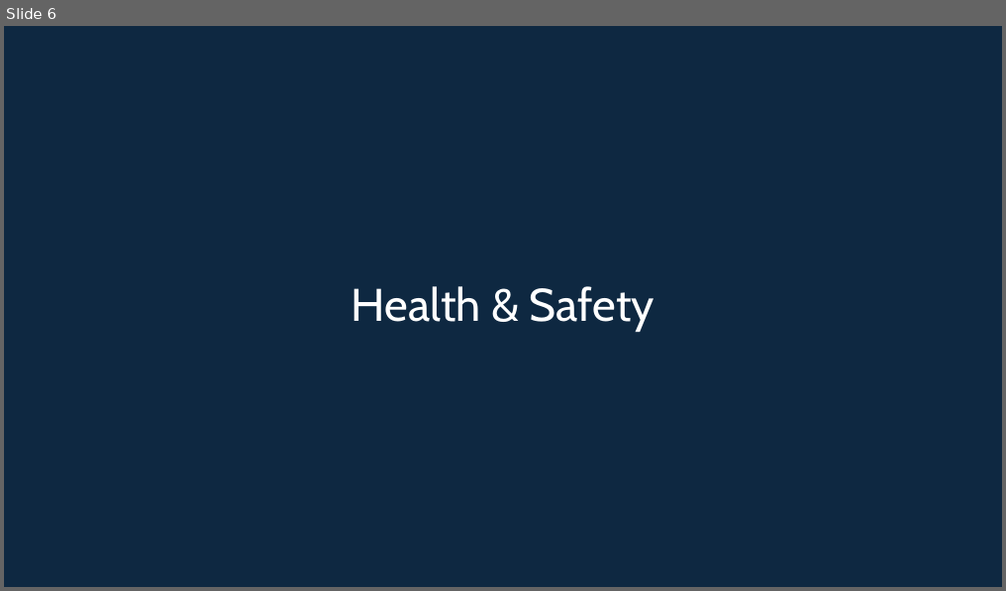
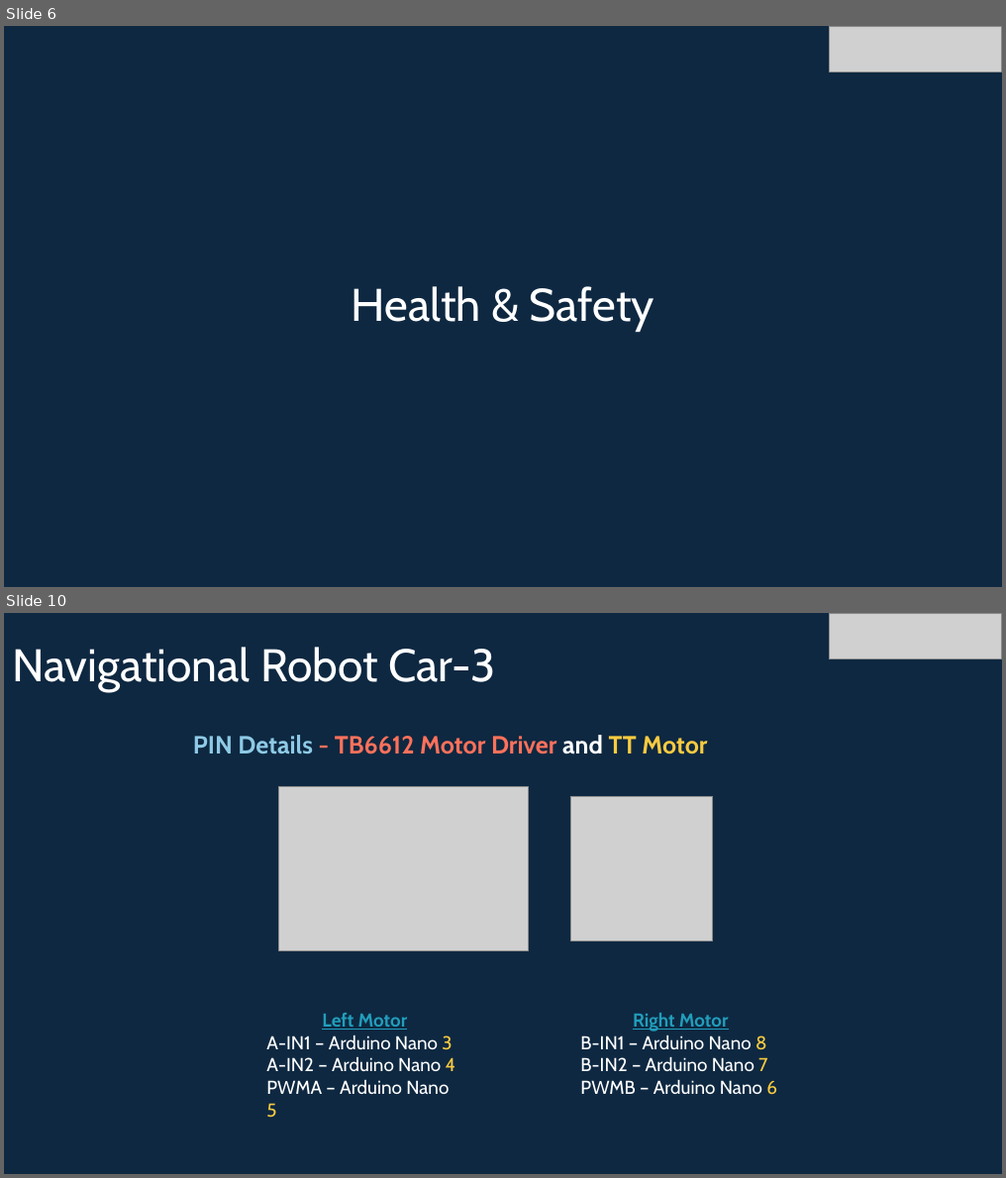
Before and after one commit to info-zas/Training, a slide deck: GPREC/04_Navigational_Robot_Car-1-Sensors/ZASRobotics_Car-1.pptx. Shown one above the other, each under a label of ours: slide 6 before the commit, slides 6 and 10 after it; the slides between them are not shown. The pictures are 1006x591 and 1006x1178 pixels, drawn with LibreOffice and Linux fonts; fonts in the diff are those of the drawing; grey boxes stand for pictures. Boxes give left, top, right and bottom in pixels: in the first picture for what was removed or moved away, otherwise in the second. Text is boxed around its words. In the diff, an @@ line names an element or a change of style, - is before the commit and + after.

```diff
--- a/GPREC/04_Navigational_Robot_Car-1-Sensors/ZASRobotics_Car-1.pptx
+++ b/GPREC/04_Navigational_Robot_Car-1-Sensors/ZASRobotics_Car-1.pptx
@@ slide 10 added at [4, 613, 1002, 1174], background #0E2841 @@
@@ picture added at [829, 613, 1001, 660] @@
@@ title added at [12, 647, 496, 692], 44 pt, text #FFFFFF @@
+Navigational Robot Car-3
@@ text added at [193, 735, 707, 755], 24 pt, text #FF715B, bold @@
+PIN Details - TB6612 Motor Driver and TT Motor
@@ picture added at [279, 786, 528, 952] @@
@@ picture added at [571, 796, 713, 941] @@
@@ text added at [266, 1013, 456, 1094], 18 pt, text #FFFFFF @@
+Left Motor
+A-IN1 – Arduino Nano 3
+A-IN2 – Arduino Nano 4
+PWMA – Arduino Nano 5
@@ text added at [580, 1013, 777, 1095], 18 pt, text #FFFFFF @@
+Right Motor
+B-IN1 – Arduino Nano 8
+B-IN2 – Arduino Nano 7
+PWMB – Arduino Nano 6
@@ slide 6 changed as well @@
@@ picture added at [829, 26, 1001, 73] @@
```
Also in this commit, not shown: 9 other slides changed, 9 other slides added, 3 slides removed, 5 other files.
